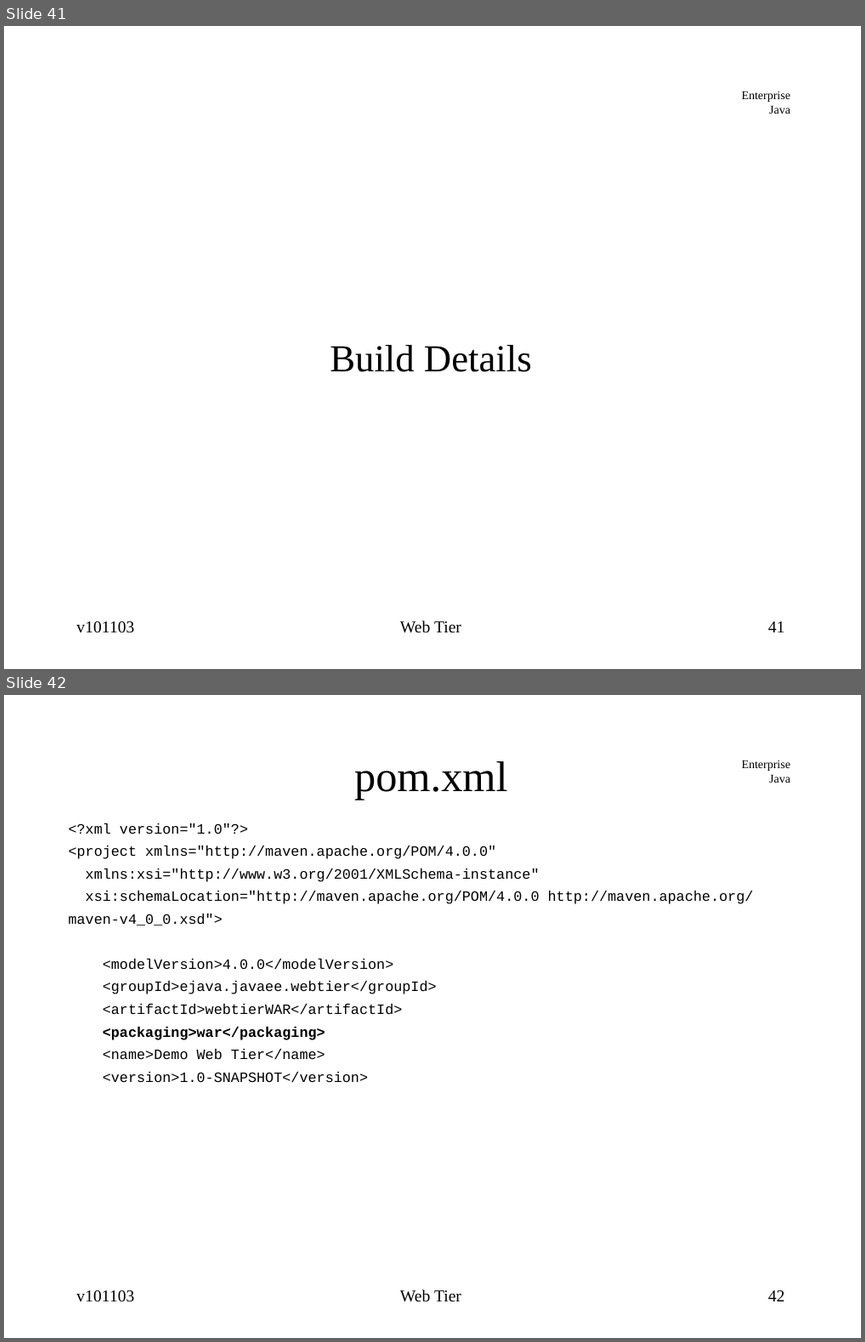
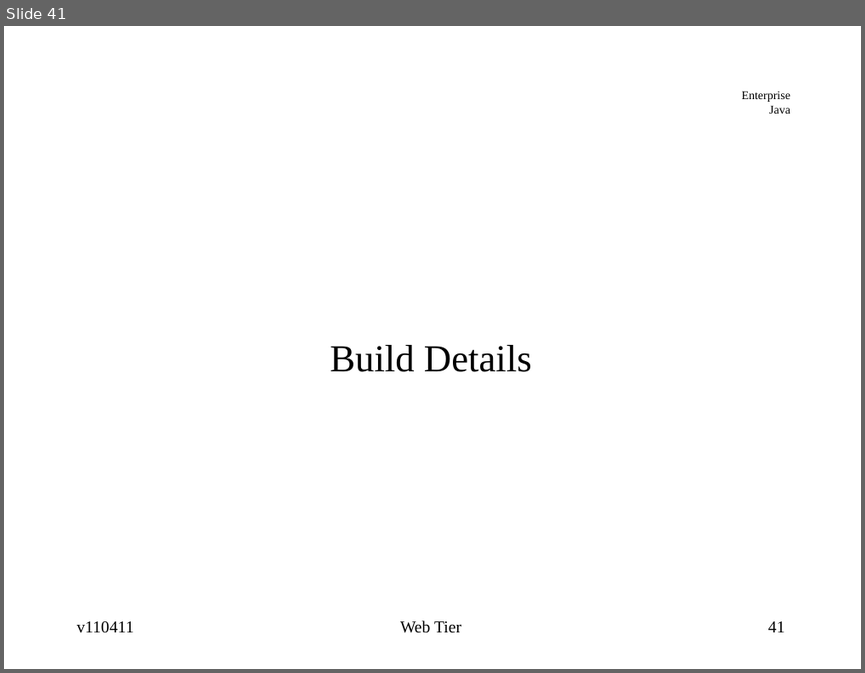
Before and after one commit to jcstaff/ejava-javaee, a slide deck: webtier/src/site/resources/lectures/webTier.ppt. Shown one above the other, each under a label of ours: slides 41 and 42 before the commit, slide 41 after it. The pictures are 865x1342 and 865x673 pixels, drawn with LibreOffice and Linux fonts; fonts in the diff are those of the drawing. Boxes give left, top, right and bottom in pixels: in the first picture for what was removed or moved away, otherwise in the second. Text is boxed around its words. In the diff, an @@ line names an element or a change of style, - is before the commit and + after.

```diff
--- a/webtier/src/site/resources/lectures/webTier.ppt
+++ b/webtier/src/site/resources/lectures/webTier.ppt
@@ slide 42 removed at bbox=[4, 695, 861, 1338], background #FFFFFF; not listed: 1 template element that a slide beside it also shows @@
@@ title removed at bbox=[354, 761, 507, 800] @@
-pom.xml
@@ text removed at bbox=[69, 823, 754, 1082] @@
-<?xml version="1.0"?>
-<project xmlns="http://maven.apache.org/POM/4.0.0"
-xmlns:xsi="http://www.w3.org/2001/XMLSchema-instance"
-xsi:schemaLocation="http://maven.apache.org/POM/4.0.0 http://maven.apache.org/
-maven-v4_0_0.xsd">
-<modelVersion>4.0.0</modelVersion>
-<groupId>ejava.javaee.webtier</groupId>
-<artifactId>webtierWAR</artifactId>
-<packaging>war</packaging>
-<name>Demo Web Tier</name>
-<version>1.0-SNAPSHOT</version>
@@ text removed at bbox=[76, 1290, 134, 1302] @@
-v101103
@@ text removed at bbox=[400, 1289, 461, 1302] @@
-Web Tier
@@ page number removed at bbox=[768, 1290, 785, 1301] @@
-42
@@ slide 41 changed as well @@
@@ text at bbox=[77, 621, 134, 633]: text changed @@
-v101103
+v110411
```
Also in this commit, not shown: 47 other slides changed, 4 other slides removed, 36 other files.
